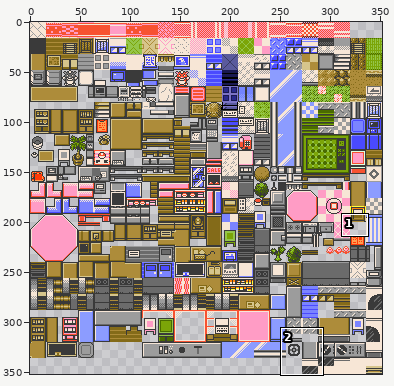
Sprite sheet -- Pokemon Brown 3D/Content/Textures/Inside.png. The first picture is a wide view before the edit; the outline marks the close-up.
Close-up. The starting point:
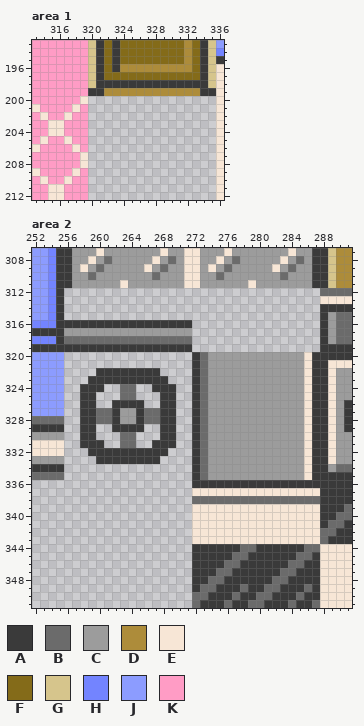
The file is 352x352 pixels. Colours within 5 levels of each other are drawn and written as one. Shown: area 1: x 313..336, y 193..212; area 2: x 252..291, y 307..351. The commit also changed other parts of the picture, which this record leaves out.
Palette (. is transparent): A #3a3a3a  B #6b6b6b  C #9c9c9c  D #ad8c3a  E #f7e6d6  F #846b19  G #d6c58c  H #7384ff  J #8c9cff  K #ff9cc5
Pixels before, area 1, first column x 313:
193 KKKKKKKGAFAFFFFFFFFDFAGJ
194 KKKKKKKGAFAFFFFFFFFDFAGH
195 KKKKKKKGAFAFFFFFFFFDFAGA
196 KKKKKKKGAFADDDDDDDDDFAGE
197 KKKKKKKGAFFFFFFFFFFFFAGE
198 KKKKKKKGAAAAAAAAAAAAAAGE
199 KKKKKKKAADDDDDDDDDDDDAAE
200 KKKKKKE................E
201 EKKKKEK................E
202 KEKKEKK................E
203 KKEEKKK................E
204 KKEEKKK................E
205 KEKKEKK................E
206 EKKKKEK................E
207 KKKKKKE................E
208 KKKKKKE................E
209 EKKKKEK................E
210 KEKKEKK................E
211 KKEEKKK................E
212 KKEEKKK................E
Pixels before, area 2, first column x 252:
307 JJHAACCCECCCCCCCECCEECCCECCCCCCCECCAAGDD
308 JJHAACCECBCCCCCECBCEECCECBCCCCCECBCAAGDD
309 JJHAACECBCCCCCECBCCEECECBCCCCCECBCCAAGDD
310 JJHAACCBCCCCCCCBCCCEECCBCCCCCCCBCCCAAGDD
311 JJHAACCCCCCECCCCCCCEECCCCCCECCCCCCCAAGDD
312 JJHA................................BBBB
313 JJHA................................EEEE
314 JJHA................................AAAA
315 JJHA................................ACBB
316 HHHAAAAAAAAAAAAAAAAA................ACBB
317 AAAACCCCCCCCCCCCCCCC................ACBB
318 HHHABBBBBBBBBBBBBBBB................ACBB
319 AAAAAAAAAAAAAAAAAAAA................AAAA
320 JJJJ................ABCCCCCCCCCCCCEAAAAA
321 JJJJ................ABCCCCCCCCCCCCEAAEEE
322 JJJJ....AAAAAAAA....ABCCCCCCCCCCCCEAAECC
323 JJJJ...AAAAAAAAAA...ABCCCCCCCCCCCCEAAECC
324 JJJJ..AAA..BB..AAA..ABCCCCCCCCCCCCEAAECC
325 JJJJ..AA...BB...AA..ABCCCCCCCCCCCCEAAECC
326 JJJJ..AA..AAAA..AA..ABCCCCCCCCCCCCEAAECA
327 JJJJ..AABBACCABBAA..ABCCCCCCCCCCCCEAAECA
328 BBBB..AABBACCABBAA..ABCCCCCCCCCCCCEAAECA
329 AAAA..AA..AAAA..AA..ABCCCCCCCCCCCCEAAECA
330 CCCC..AA...BB...AA..ABCCCCCCCCCCCCEAAECC
331 EEEE..AAA..BB..AAA..ABCCCCCCCCCCCCEAAECC
332 EEEE...AAAAAAAAAA...ABCCCCCCCCCCCCEAAECC
333 CCCC....AAAAAAAA....ABCCCCCCCCCCCCEAAECC
334 AAAA................ABCCCCCCCCCCCCEAACBB
335 BBBB................ABCCCCCCCCCCCCEAAAAA
336 ....................AAAAAAAAAAAAAAAAAAAA
337 ....................EEEEEEEEEEEEEEEEAAAA
338 ....................BBBBBBBBBBBBBBBBAAAA
339 ....................EEEEEEEEEEEEEEEEAAAB
340 ....................EEEEEEEEEEEEEEEEAABB
341 ....................EEEEEEEEEEEEEEEEABBA
342 ....................EEEEEEEEEEEEEEEEBBAA
343 ....................EEEEEEEEEEEEEEEEBAAA
344 ....................AAAAAABBAAAAAABBEEEE
345 ....................AAAAABBAAAAAABBAEEEE
346 ....................AAAABBAAAAAABBAAEEEE
347 ....................AAABBAAAAAABBAAAEEEE
348 ....................AABBAAAAAABBAAAAEEEE
349 ....................ABBAAABAABBAAABAEEEE
350 ....................BBAAABAABBAAABAAEEEE
351 ....................BAAABAABBAAABAABEEEE
Once edited:
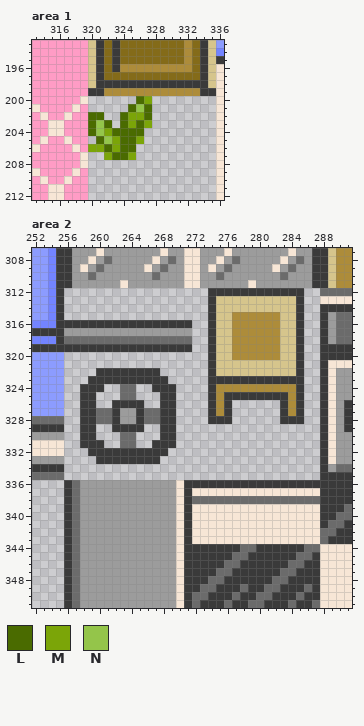
Colours new in this view: L #4a6b00  M #7ba508  N #94c54a
From old to new:
Changed rows in their new state; - is an unchanged pixel.
Area 1:
first column x 320:
200 ------LM
201 -----LNL
202 LL--LMML
203 LNL-LMLM
204 LNMLLLL-
205 -LNMLLM-
206 MMLMLL--
207 --MLLM--
Area 2:
first column x 256:
312 ------------------AAAAAAAAAAAA--
313 ------------------AGGGGGGGGGGA--
314 ------------------AGGGGGGGGGGA--
315 ------------------AGGDDDDDDGGA--
316 ------------------AGGDDDDDDGGA--
317 ------------------AGGDDDDDDGGA--
318 ------------------AGGDDDDDDGGA--
319 ------------------AGGDDDDDDGGA--
320 ----------------..AGGDDDDDDGGA..
321 ----------------..AGGGGGGGGGGA..
322 ----------------..AGGGGGGGGGGA..
323 ----------------..AAAAAAAAAAAA..
324 ----------------..ADDDDDDDDDDA..
325 ----------------..ADAAAAAAAADA..
326 ----------------..ADA......ADA..
327 ----------------..ADA......ADA..
328 ----------------..AAA......AAA..
329 ----------------................
330 ----------------................
331 ----------------................
332 ----------------................
333 ----------------................
334 ----------------................
335 ----------------................
336 ABCCCCCCCCCCCCEA----------------
337 ABCCCCCCCCCCCCEA----------------
338 ABCCCCCCCCCCCCEA----------------
339 ABCCCCCCCCCCCCEA----------------
340 ABCCCCCCCCCCCCEA----------------
341 ABCCCCCCCCCCCCEA----------------
342 ABCCCCCCCCCCCCEA----------------
343 ABCCCCCCCCCCCCEA----------------
344 ABCCCCCCCCCCCCEA----------------
345 ABCCCCCCCCCCCCEA----------------
346 ABCCCCCCCCCCCCEA----------------
347 ABCCCCCCCCCCCCEA----------------
348 ABCCCCCCCCCCCCEA----------------
349 ABCCCCCCCCCCCCEA----------------
350 ABCCCCCCCCCCCCEA----------------
351 ABCCCCCCCCCCCCEA----------------
